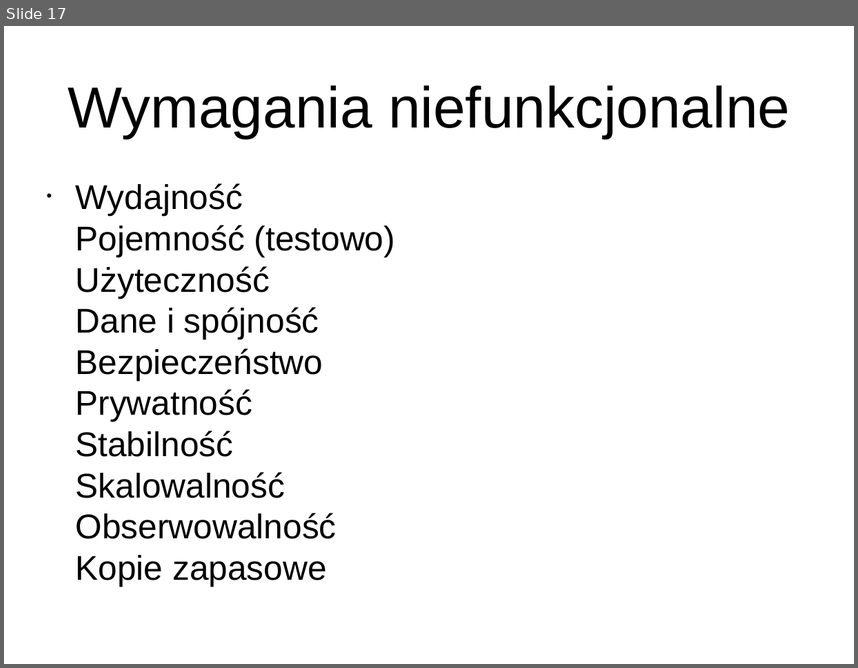
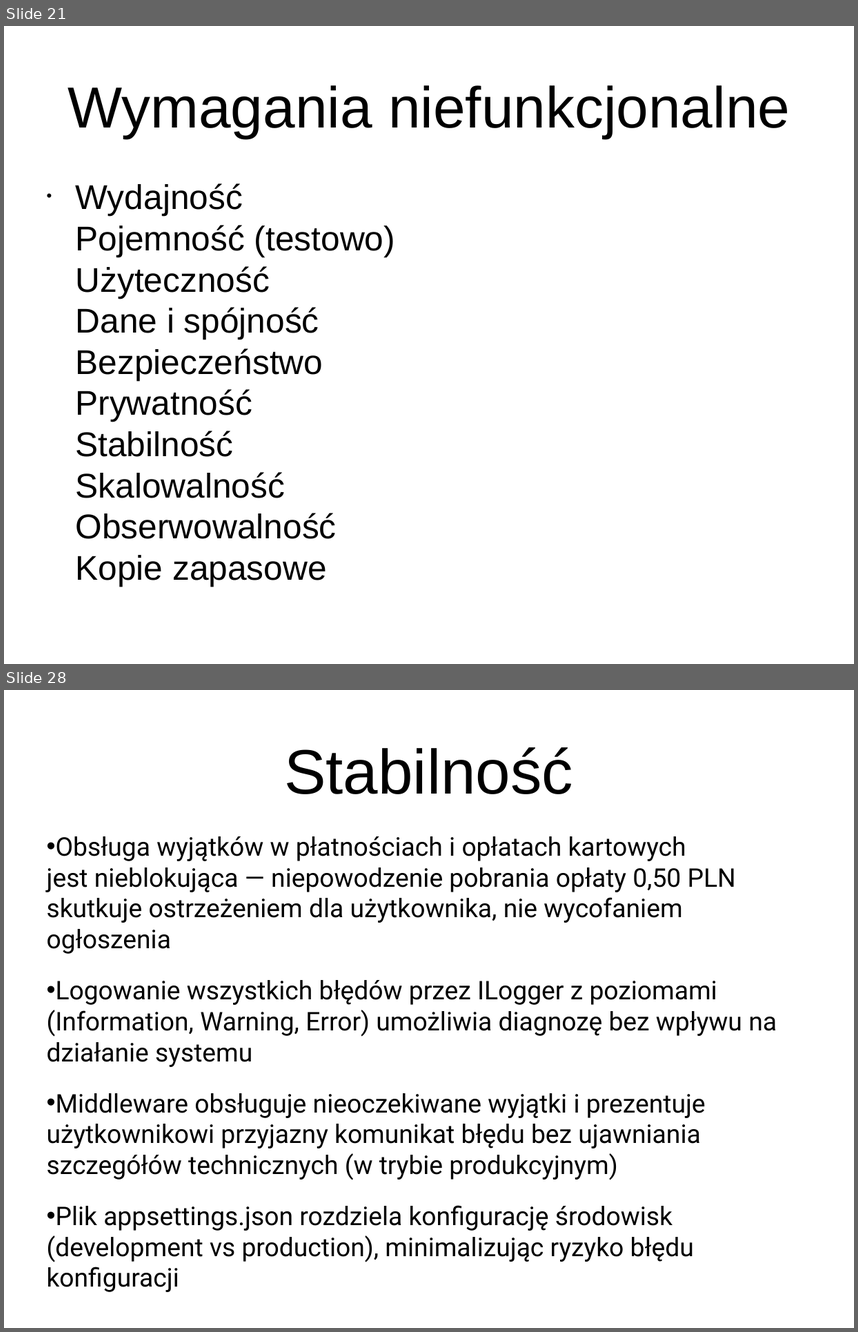
Before and after one commit to Majkul/Projekt_Zespolowy, a slide deck: ProjektZespolowyGr3/Presentation/TH2025GR3.pptx. Shown one above the other, each under a label of ours: slide 17 before the commit, slides 21 and 28 after it; the slides between them are not shown. The pictures are 858x668 and 858x1332 pixels, drawn with LibreOffice and Linux fonts; fonts in the diff are those of the drawing. Boxes give left, top, right and bottom in pixels: in the first picture for what was removed or moved away, otherwise in the second. Text is boxed around its words. In the diff, an @@ line names an element or a change of style, - is before the commit and + after.

```diff
--- a/ProjektZespolowyGr3/Presentation/TH2025GR3.pptx
+++ b/ProjektZespolowyGr3/Presentation/TH2025GR3.pptx
@@ slide 28 added at bbox=[4, 690, 854, 1328], background #FFFFFF @@
@@ title added at bbox=[284, 747, 573, 794], 58.5 pt, text #000000 @@
+Stabilność
@@ text added at bbox=[47, 836, 777, 1292], 24 pt, text #000000 @@
+• Obsługa wyjątków w płatnościach i opłatach kartowych jest nieblokująca — niepowodzenie pobrania opłaty 0,50 PLN skutkuje ostrzeżeniem dla użytkownika, nie wycofaniem ogłoszenia
+• Logowanie wszystkich błędów przez ILogger z poziomami (Information, Warning, Error) umożliwia diagnozę bez wpływu na działanie systemu
+• Middleware obsługuje nieoczekiwane wyjątki i prezentuje użytkownikowi przyjazny komunikat błędu bez ujawniania szczegółów technicznych (w trybie produkcyjnym)
+• Plik appsettings.json rozdziela konfigurację środowisk (development vs production), minimalizując ryzyko błędu konfiguracji
@@ what was slide 17 is now slide 21 @@
```
Also in this commit, not shown: 1 slide changed, 61 other slides added.
